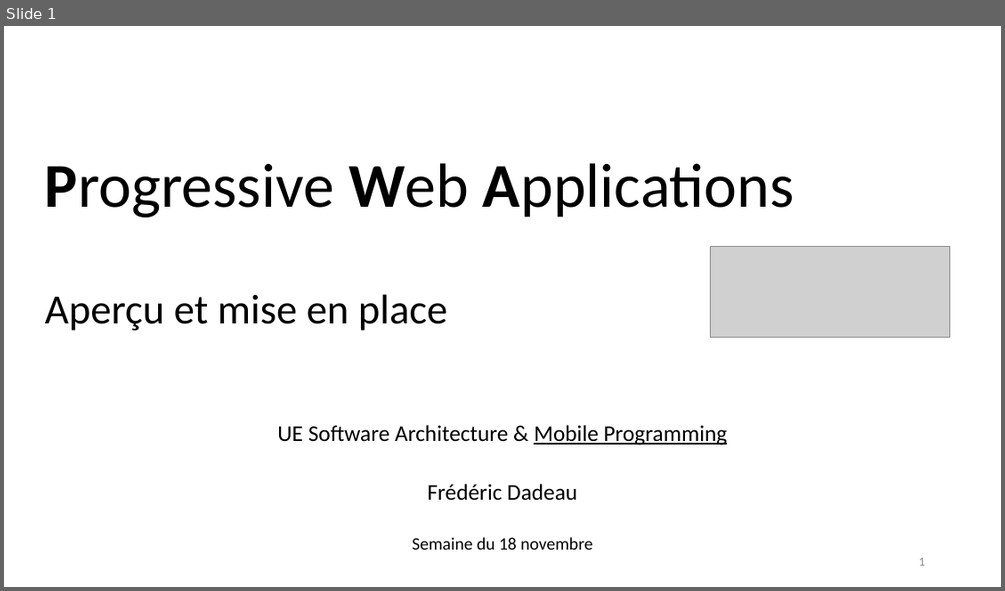
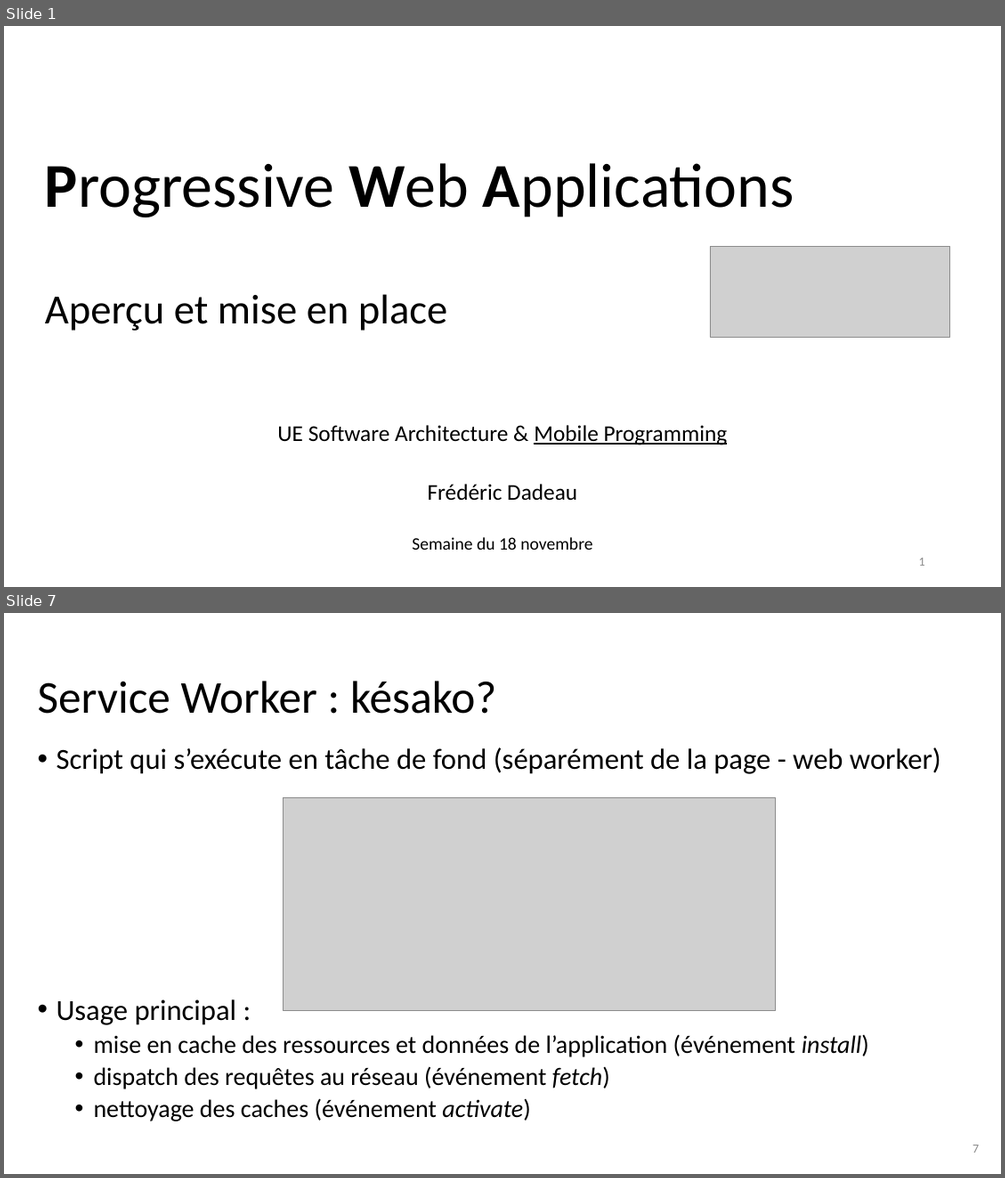
Before and after one commit to fdadeau/scanettePWA, a slide deck: sujet/PWA.pptx. Shown one above the other, each under a label of ours: slide 1 before the commit, slides 1 and 7 after it; the slides between them are not shown. The pictures are 1005x591 and 1005x1178 pixels, drawn with LibreOffice and Linux fonts; fonts in the diff are those of the drawing; grey boxes stand for pictures; background and template pictures are left out. Boxes give left, top, right and bottom in pixels: in the first picture for what was removed or moved away, otherwise in the second. Text is boxed around its words. In the diff, an @@ line names an element or a change of style, - is before the commit and + after.

```diff
--- a/sujet/PWA.pptx
+++ b/sujet/PWA.pptx
@@ slide 7 added at (4, 613, 1001, 1174), background #FFFFFF @@
@@ title added at (38, 681, 496, 714), 44 pt, text #000000 @@
+Service Worker : késako?
@@ text added at (57, 747, 941, 1121), 24 pt, text #000000 @@
+• Script qui s’exécute en tâche de fond (séparément de la page - web worker)
+• Usage principal :
+  • mise en cache des ressources et données de l’application (événement install)
+  • dispatch des requêtes au réseau (événement fetch)
+  • nettoyage des caches (événement activate)
@@ picture added at (283, 797, 775, 1010) @@
@@ page number added at (972, 1144, 979, 1152), 12 pt, text #8C8C8C @@
+7
```
Also in this commit, not shown: 5 slides changed, 4 other files.
